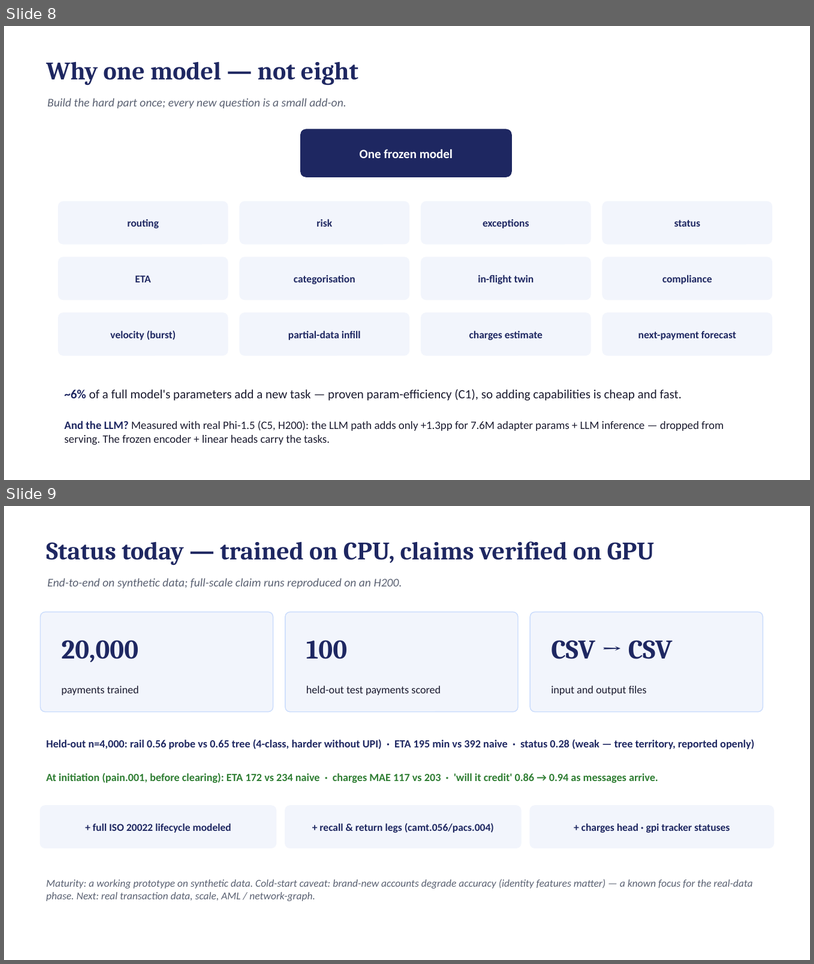
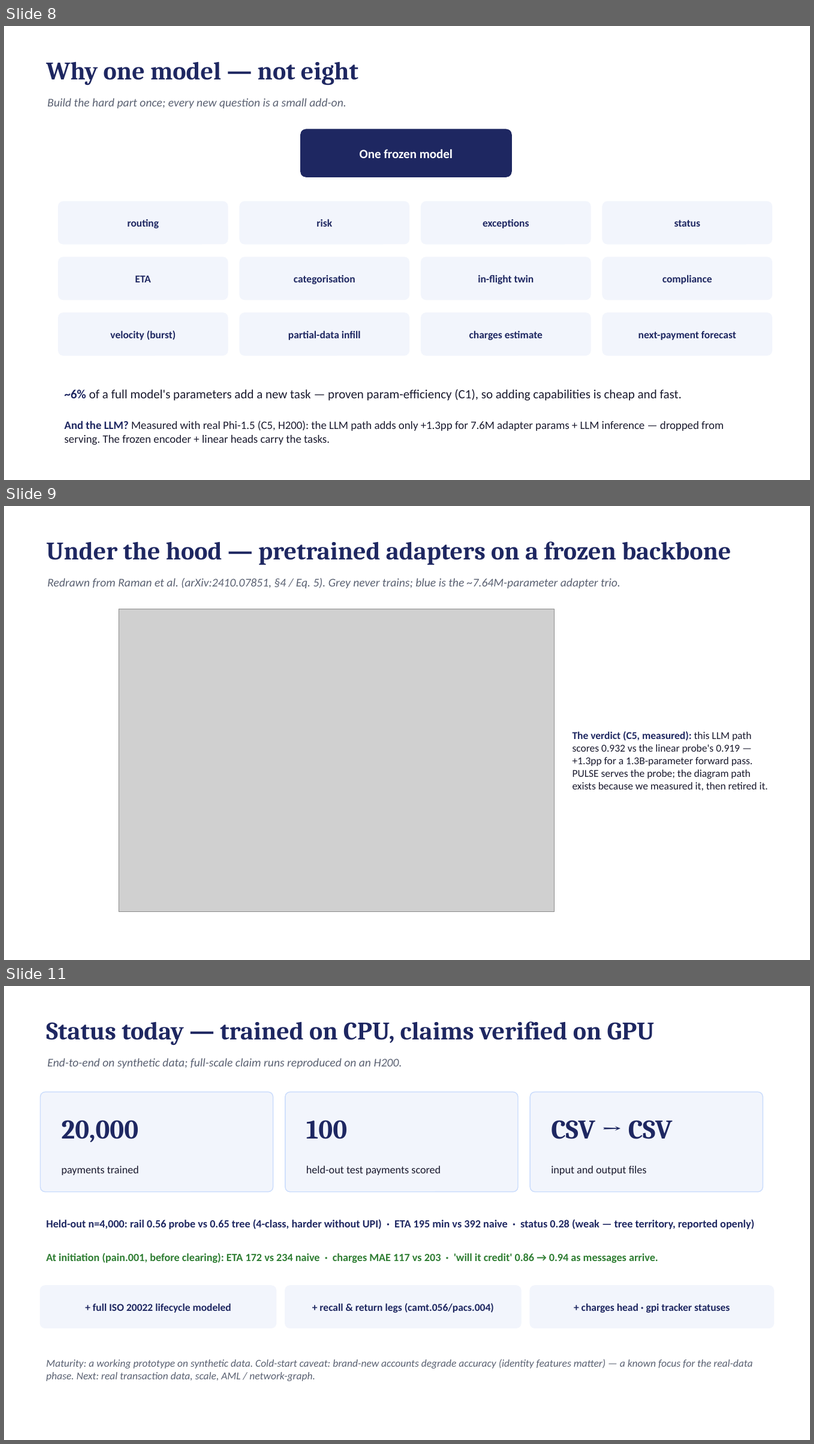
Before and after one commit to Bratz/txn-repr-poc, a slide deck: docs/txn_repr_evidence.pptx. Shown one above the other, each under a label of ours: slides 8 and 9 before the commit, slides 8, 9 and 11 after it; the slides between them are not shown. The pictures are 814x964 and 814x1444 pixels, drawn with LibreOffice and Linux fonts; fonts in the diff are those of the drawing; grey boxes stand for pictures. Boxes give left, top, right and bottom in pixels: in the first picture for what was removed or moved away, otherwise in the second. Text is boxed around its words. In the diff, an @@ line names an element or a change of style, - is before the commit and + after.

```diff
--- a/docs/txn_repr_evidence.pptx
+++ b/docs/txn_repr_evidence.pptx
@@ slide 9 added at (4,506,810,960), background #FFFFFF @@
@@ text added at (46,541,731,565), 30 pt, text #1E2761, bold @@
+Under the hood — pretrained adapters on a frozen backbone
@@ text added at (47,578,621,588), 14 pt, text #5A6172, italic @@
+Redrawn from Raman et al. (arXiv:2410.07851, §4 / Eq. 5). Grey never trains; blue is the ~7.64M-parameter adapter trio.
@@ picture added at (119,609,555,912) @@
@@ text added at (573,731,768,790), 12.5 pt, text #1A1A2E @@
+The verdict (C5, measured): this LLM path scores 0.932 vs the linear probe's 0.919 — +1.3pp for a 1.3B-parameter forward pass. PULSE serves the probe; the diagram path exists because we measured it, then retired it.
@@ what was slide 9 is now slide 11 @@
```
Also in this commit, not shown: 1 other slide added, 3 other files.
